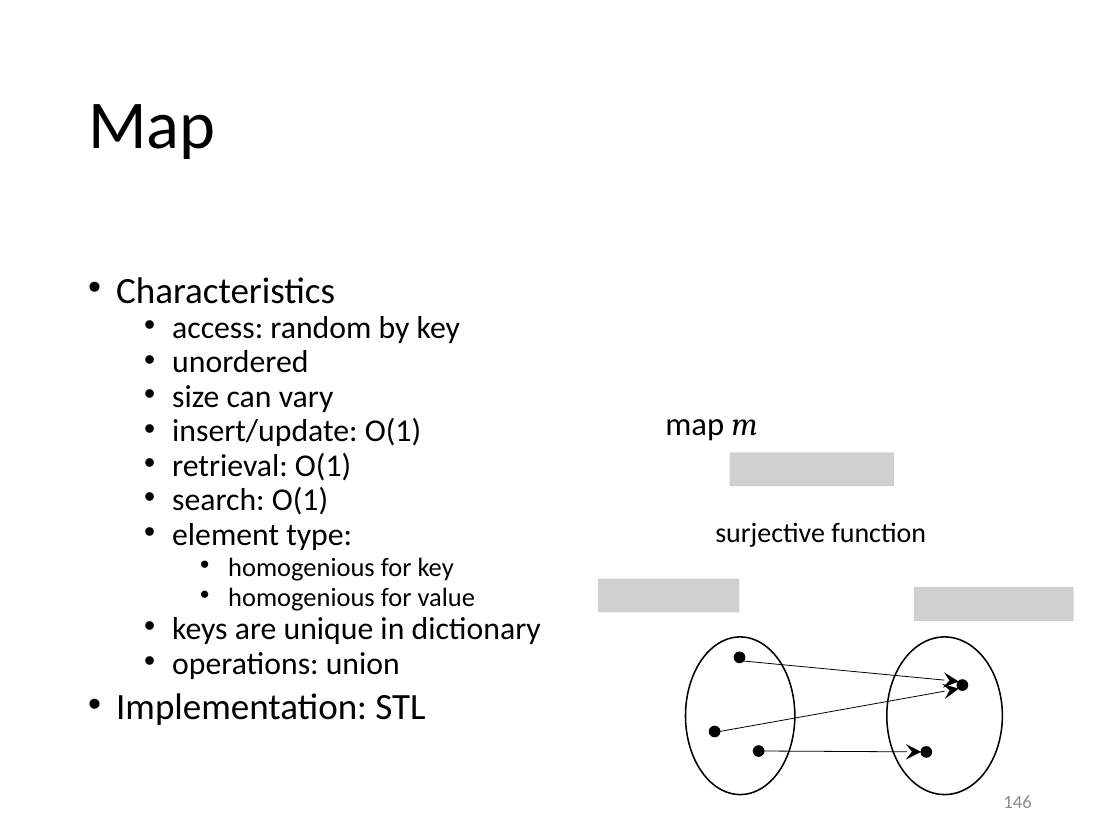
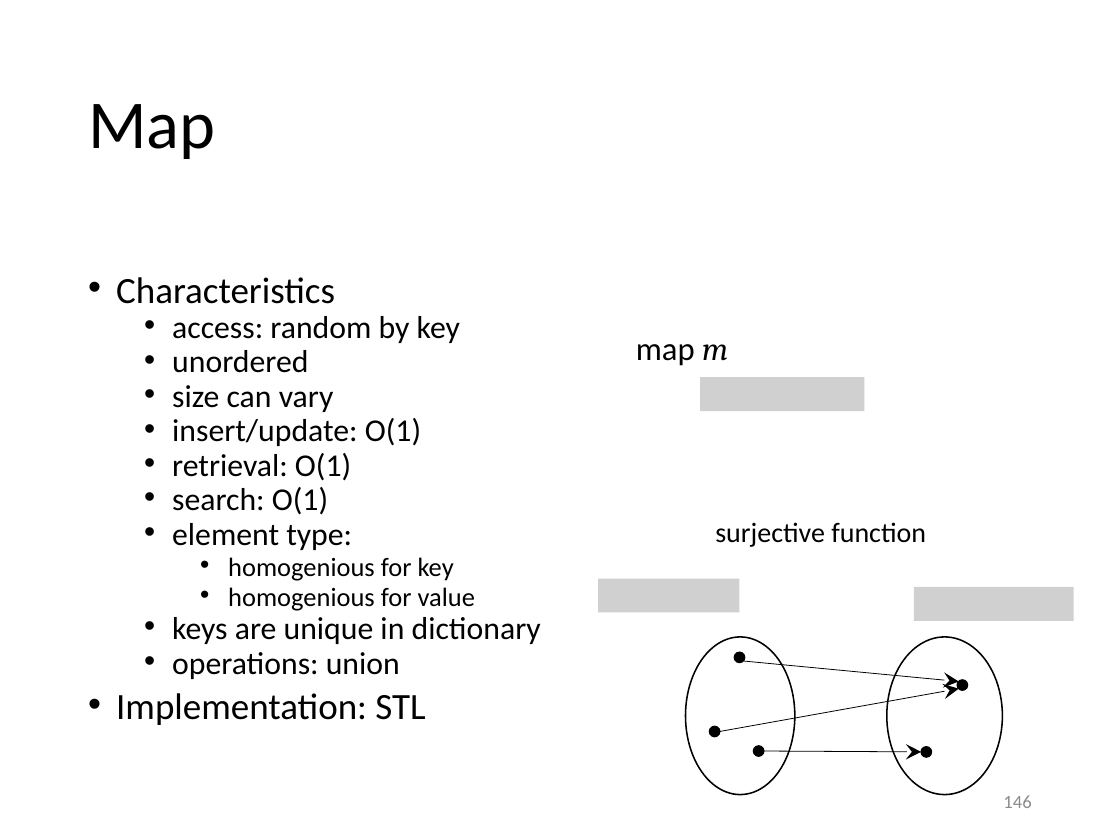
Before and after one commit to gjbex/Scientific-C-plus-plus, a slide deck: slide 146 of scientific_cpp.pptx. Drawn at 1120x840 pixels with LibreOffice and Linux fonts; fonts in the diff are those of the drawing; grey boxes stand for pictures. Boxes give left, top, right and bottom in pixels: in the first picture for what was removed or moved away, otherwise in the second. Text is boxed around its words. In the diff, an @@ line names an element or a change of style, - is before the commit and + after.

```diff
--- a/scientific_cpp.pptx
+++ b/scientific_cpp.pptx
@@ text "map m": place and size @@
-text "map m" at (665,419,758,441)
+text "map m" at (636,344,728,366)
@@ picture: place and size @@
-picture at (730,452,895,486)
+picture at (700,377,865,411)
```
Also in this commit, not shown: 2 other slides changed.
